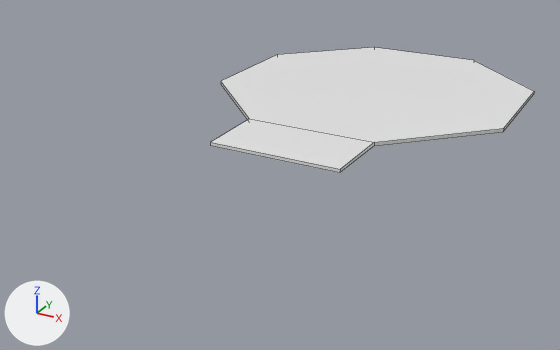
The FBX model Wasser/Assets/Models/Umgebung/teleport-area.fbx: old version first, new version second.
The view is the same before and after, from a 50 mm camera at (10.6, -26.9, 8.8) aimed at (-0.7, -6.3, -1.4). Arrows for +X, +Y and +Z are at lower left; the lights stay in place. Mesh edges are drawn as thin lines.

Objects in the first picture: 'TeleportArea'.
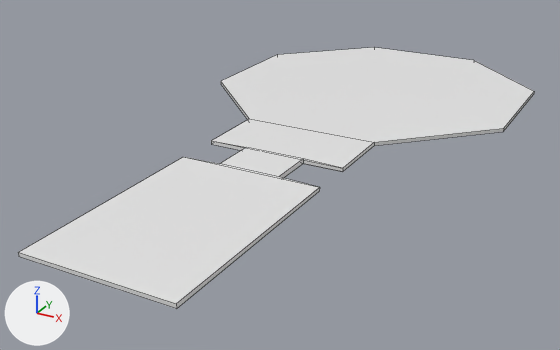
Pixel boxes (x1, y1, x2, y2) of what changed, in the pictures (560 x 350 px):
'TeleportArea', reshaped (59% wider, 107% taller): before (210, 47, 534, 173); after (18, 47, 534, 309)
part 1 of me_circle_004, built on: before (210, 119, 374, 173); after (18, 119, 374, 309)

Patch to the scene script:
```diff
--- a/Wasser/Assets/Models/Umgebung/teleport-area.fbx.py
+++ b/Wasser/Assets/Models/Umgebung/teleport-area.fbx.py
@@ me_circle_004 @@
 # used by ob_teleportarea; location = (0.0, 0.0, 0.0)
-me_circle_004.from_pydata(...)  # 20 vertices, 14 faces; spans x -5.52..5.52, y -7.97..5.52, z -0.12..0.0
+me_circle_004.from_pydata(...)  # 36 vertices, 30 faces; spans x -5.52..5.52, y -15.98..5.52, z -0.12..0.03
+# me_circle_004 part 1
+# 4 vertices are removed from x -2.23..2.23, y -7.97, z -0.12..0.0
+# 5 faces are deleted
+# 14 vertices are added at x -2.27..2.27, y -15.98..-7.86, z -0.12..0.03
+# 6 new vertices lie (0.0, 0.0, 0.12) away from vertices in x -2.27..2.27, y -15.98..-7.86, z -0.12
+# 21 new faces join them
```
